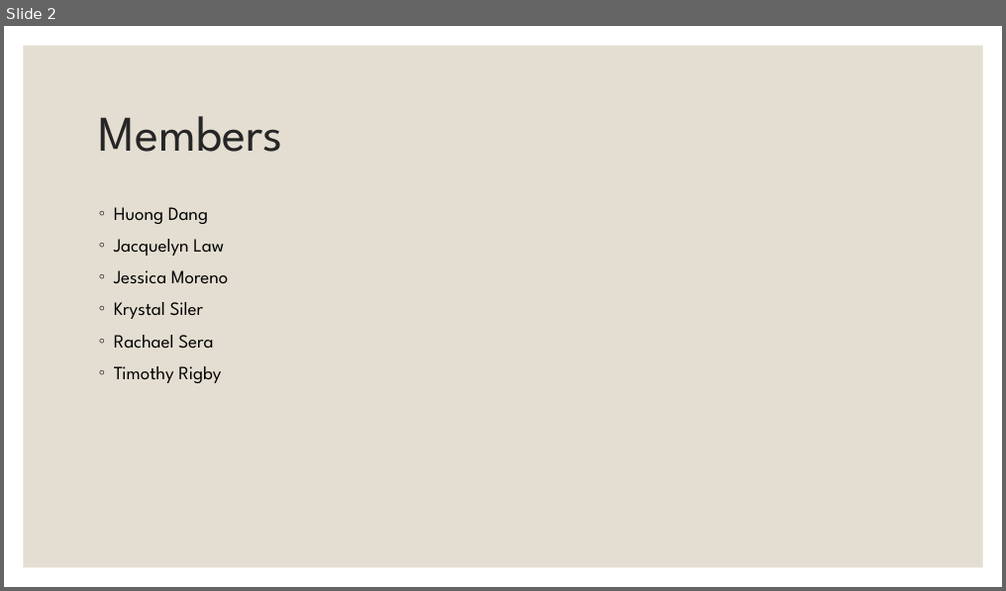
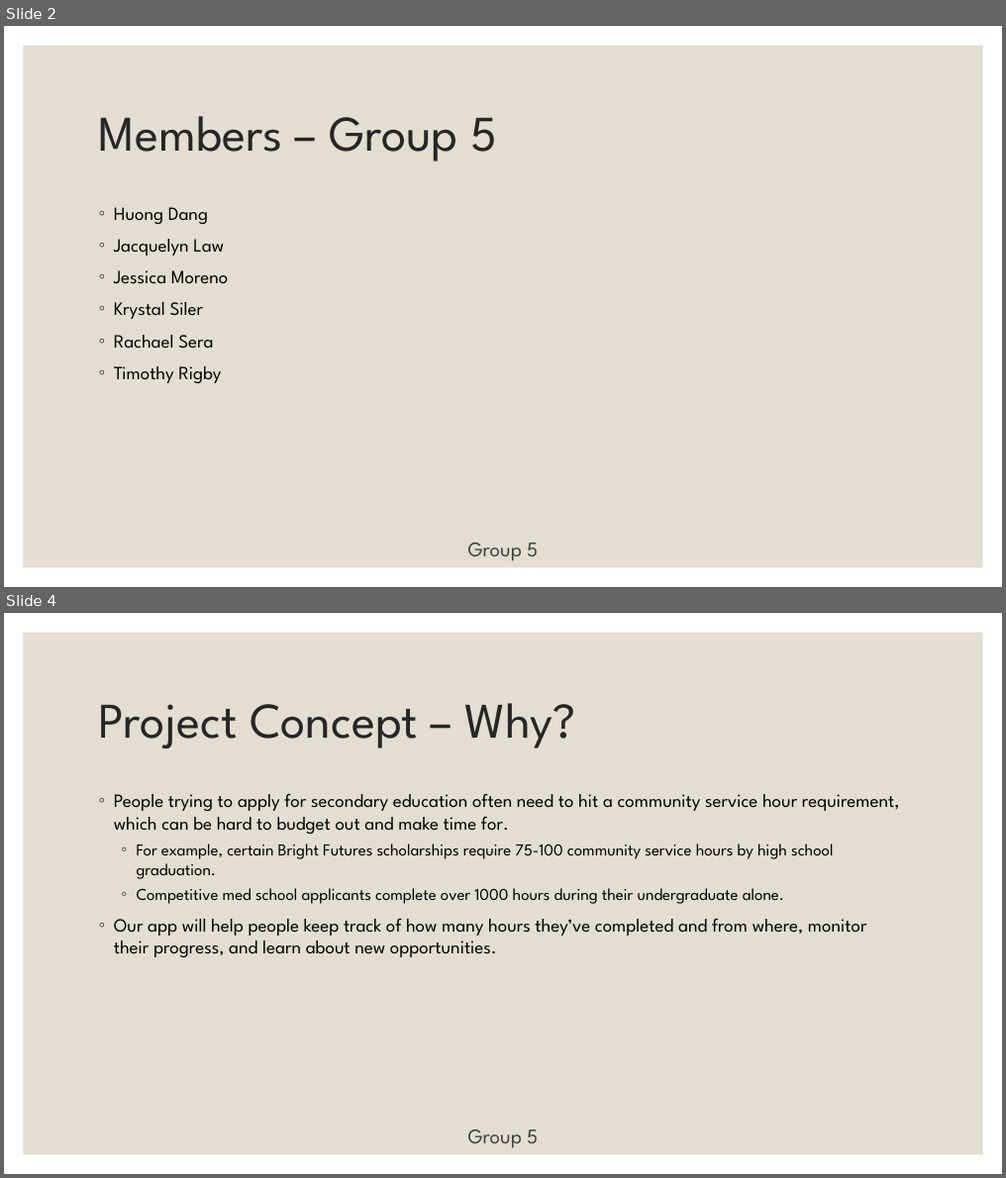
Before and after one commit to rsera/CommunityServiceTracker, a slide deck: Presentation 1.pptx. Shown one above the other, each under a label of ours: slide 2 before the commit, slides 2 and 4 after it; the slides between them are not shown. The pictures are 1006x591 and 1006x1178 pixels, drawn with LibreOffice and Linux fonts; fonts in the diff are those of the drawing. Boxes give left, top, right and bottom in pixels: in the first picture for what was removed or moved away, otherwise in the second. Text is boxed around its words. In the diff, an @@ line names an element or a change of style, - is before the commit and + after.

```diff
--- a/Presentation 1.pptx
+++ b/Presentation 1.pptx
@@ slide 4 added at [4,613,1002,1174], background #FFFFFF; not listed: 1 template element that a slide beside it also shows @@
@@ title added at [99,703,576,749], 48 pt, text #262626 @@
+Project Concept – Why?
@@ text added at [114,794,900,958], 18 pt, text #000000 @@
+◦ People trying to apply for secondary education often need to hit a community service hour requirement, which can be hard to budget out and make time for.
+  ◦ For example, certain Bright Futures scholarships require 75-100 community service hours by high school graduation.
+  ◦ Competitive med school applicants complete over 1000 hours during their undergraduate alone.
+◦ Our app will help people keep track of how many hours they’ve completed and from where, monitor their progress, and learn about new opportunities.
@@ text added at [468,1130,538,1149], 20 pt, text #404040 @@
+Group 5
@@ slide 2 changed as well @@
@@ title at [99,116,497,162]: text changed @@
-Members
+Members – Group 5
@@ text added at [468,543,538,562], 20 pt, text #404040 @@
+Group 5
```
Also in this commit, not shown: 6 other slides changed, 10 other slides added, 1 slide removed, 2 other files.
